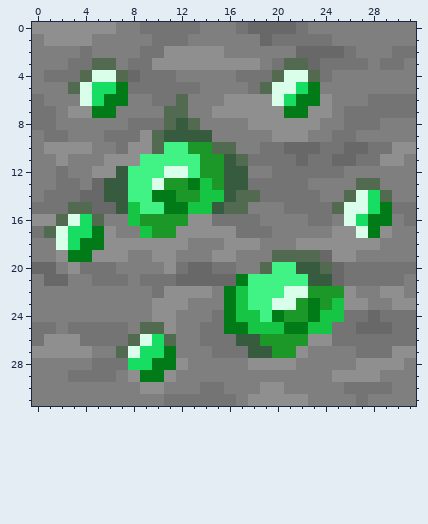
Pixel-art sprite, stored at textures/blocks/emerald_ore.png. Above: the version before the commit.
The file is 32x32 pixels.
And afterwards:
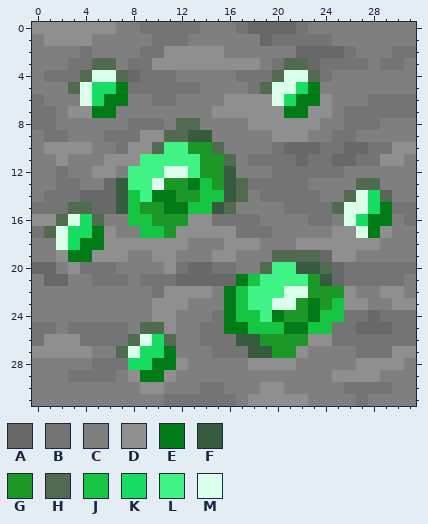
Palette (. is transparent): A #686868  B #747474  C #7f7f7f  D #8f8f8f  E #007b18  F #375b3e  G #1c9829  H #526b50  J #17c544  K #17dd62  L #41f384  M #d9ffeb
Edits made:
y 6: x 12 H -> C
y 7: x 11..12 HH -> CC
y 8: x 11..12 HF -> CH
y 9: x 10..12 HFF -> DHH
y 10: x 16 H -> C; x 19 B -> C
y 11: x 16..17 FH -> HC
y 12: x 7 F -> C; x 17 F -> C
y 13: x 5..6 AF -> CA; x 17 F -> H
y 14: x 6 F -> A; x 8 L -> J; x 18 H -> C
y 15: x 9..10 LL -> GG; x 17 H -> C
y 16: x 9 G -> J
y 17: x 10 G -> J
y 21: x 18 L -> J; x 23 F -> G
Boxes around the changes in both pictures, in picture pixels (x1, y1, x2, y2):
changed: (92, 94, 272, 238)
changed: (248, 274, 320, 286)
